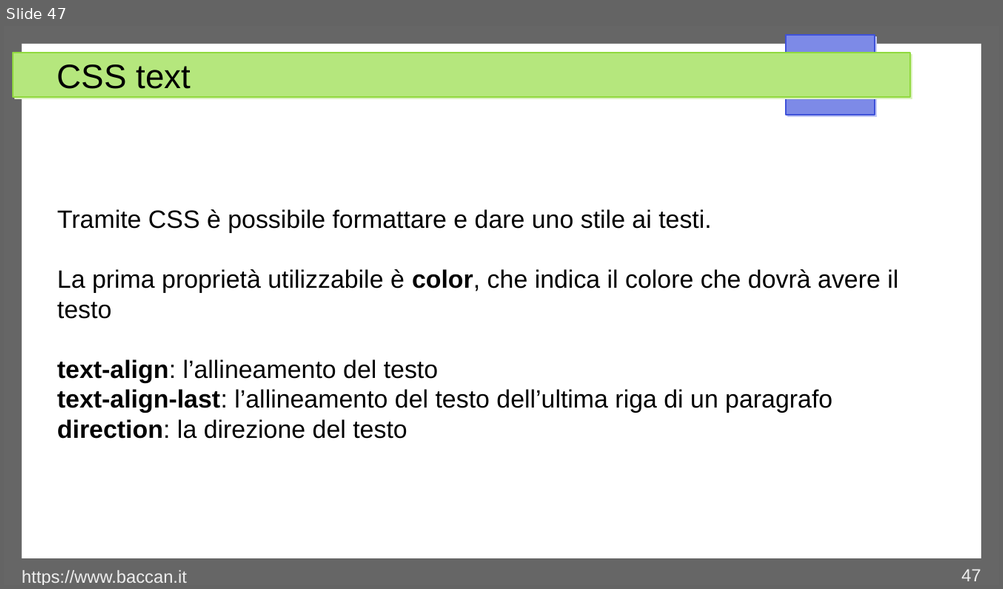
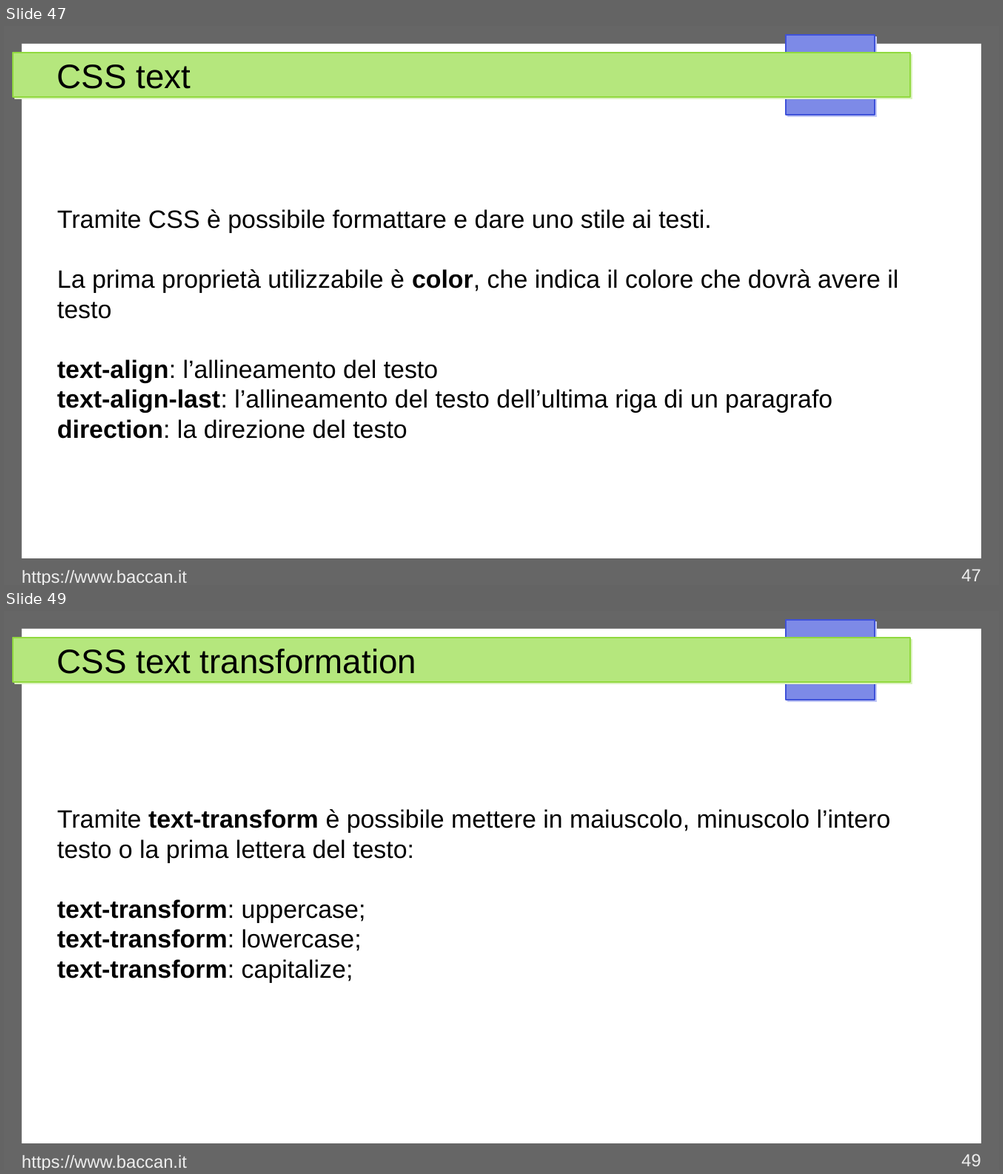
Before and after one commit to matteobaccan/CorsoCSS, a slide deck: Chapter_css.odp. Shown one above the other, each under a label of ours: slide 47 before the commit, slides 47 and 49 after it; the slides between them are not shown. The pictures are 1003x589 and 1003x1174 pixels, drawn with LibreOffice and Linux fonts; fonts in the diff are those of the drawing. Boxes give left, top, right and bottom in pixels: in the first picture for what was removed or moved away, otherwise in the second. Text is boxed around its words. In the diff, an @@ line names an element or a change of style, - is before the commit and + after.

```diff
--- a/Chapter_css.odp
+++ b/Chapter_css.odp
@@ slide 49 added at <box>4,611,999,1170</box>, background #FFFFFF; not listed: 4 template elements that a slide beside it also shows @@
@@ title added at <box>57,649,416,674</box>, 27 pt, text #000000 @@
+CSS text transformation
@@ text added at <box>57,809,891,983</box>, 20 pt, text #000000 @@
+Tramite text-transform è possibile mettere in maiuscolo, minuscolo l’intero testo o la prima lettera del testo:
+text-transform: uppercase;
+text-transform: lowercase;
+text-transform: capitalize;
@@ text added at <box>22,1156,187,1170</box>, 14 pt, text #EEEEEE @@
+https://www.baccan.it
@@ page number added at <box>961,1154,980,1167</box>, 14 pt, text #EEEEEE @@
+49
```
Also in this commit, not shown: 1 slide changed, 9 other slides added, 6 other files.
